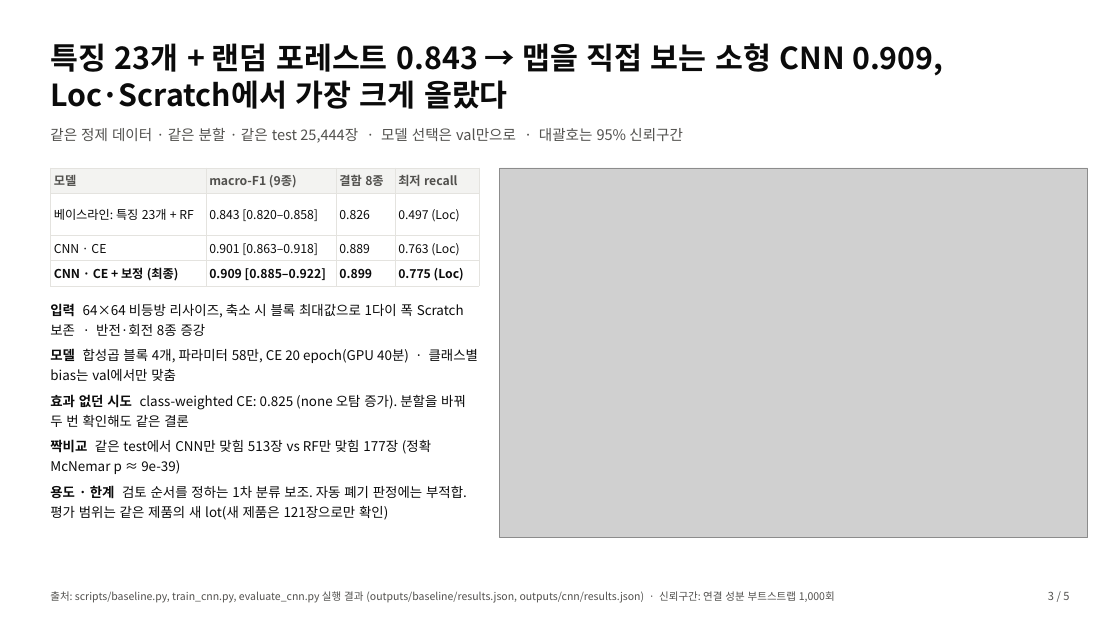
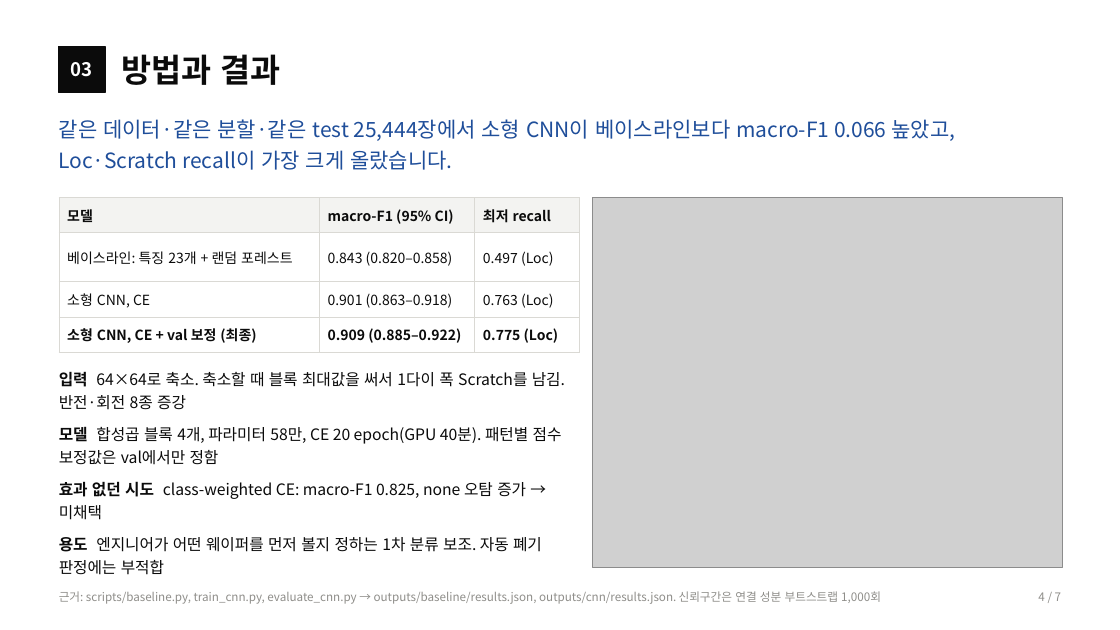
Before and after one commit to sl2ver/wm811k-wafer-defect-classification, a slide deck: slide 4 of portfolio/portfolio.pptx (slide 3 before the commit). Drawn at 1120x630 pixels with LibreOffice and Linux fonts; fonts in the diff are those of the drawing; grey boxes stand for pictures. Boxes give left, top, right and bottom in pixels: in the first picture for what was removed or moved away, otherwise in the second. Text is boxed around its words. In the diff, an @@ line names an element or a change of style, - is before the commit and + after.

```diff
--- a/portfolio/portfolio.pptx
+++ b/portfolio/portfolio.pptx
@@ text removed at box(50, 43, 943, 109) @@
-특징 23개 + 랜덤 포레스트 0.843 → 맵을 직접 보는 소형 CNN 0.909, Loc·Scratch에서 가장 크게 올랐다
@@ rectangle added at box(59, 46, 105, 92), fill #0B0B0B, outline #0B0B0B 1 pt @@
@@ text added at box(122, 54, 281, 85), 28 pt, text #0B0B0B, bold @@
+방법과 결과
@@ text added at box(71, 62, 93, 77), 16 pt, text #FFFFFF, bold @@
+03
@@ text at box(59, 119, 955, 170): text changed; size 12.5 to 18 pt; text colour #52514E to #1F4E9A @@
-같은 정제 데이터 · 같은 분할 · 같은 test 25,444장 · 모델 선택은 val만으로 · 대괄호는 95% 신뢰구간
+같은 데이터·같은 분할·같은 test 25,444장에서 소형 CNN이 베이스라인보다 macro-F1 0.066 높았고, Loc·Scratch recall이 가장 크게 올랐습니다.
@@ table at box(59, 197, 580, 347) @@
-column 1: 모델 | 베이스라인: 특징 23개 + RF | CNN · CE | CNN · CE + 보정 (최종)
-column 2: macro-F1 (9종) | 0.843 [0.820–0.858] | 0.901 [0.863–0.918] | 0.909 [0.885–0.922]
-column 3: 결함 8종 | 0.826 | 0.889 | 0.899
+column 1: 모델 | 베이스라인: 특징 23개 + 랜덤 포레스트 | 소형 CNN, CE | 소형 CNN, CE + val 보정 (최종)
+column 2: macro-F1 (95% CI) | 0.843 (0.820–0.858) | 0.901 (0.863–0.918) | 0.909 (0.885–0.922)
@@ table: place and size @@
-table at box(50, 168, 479, 285)
+table at box(59, 197, 580, 347)
@@ picture: place and size @@
-picture at box(500, 168, 1088, 538)
+picture at box(592, 197, 1063, 567)
@@ text at box(59, 371, 565, 575): text changed; size 11.5 to 13.5 pt @@
-입력 64×64 비등방 리사이즈, 축소 시 블록 최대값으로 1다이 폭 Scratch 보존 · 반전·회전 8종 증강
-모델 합성곱 블록 4개, 파라미터 58만, CE 20 epoch(GPU 40분) · 클래스별 bias는 val에서만 맞춤
-효과 없던 시도 class-weighted CE: 0.825 (none 오탐 증가). 분할을 바꿔 두 번 확인해도 같은 결론
-짝비교 같은 test에서 CNN만 맞힘 513장 vs RF만 맞힘 177장 (정확 McNemar p ≈ 9e-39)
-용도 · 한계 검토 순서를 정하는 1차 분류 보조. 자동 폐기 판정에는 부적합. 평가 범위는 같은 제품의 새 lot(새 제품은 121장으로만 확인)
+입력 64×64로 축소. 축소할 때 블록 최대값을 써서 1다이 폭 Scratch를 남김. 반전·회전 8종 증강
+모델 합성곱 블록 4개, 파라미터 58만, CE 20 epoch(GPU 40분). 패턴별 점수 보정값은 val에서만 정함
+효과 없던 시도 class-weighted CE: macro-F1 0.825, none 오탐 증가 → 미채택
+용도 엔지니어가 어떤 웨이퍼를 먼저 볼지 정하는 1차 분류 보조. 자동 폐기 판정에는 부적합
@@ text at box(59, 591, 881, 604): text changed; size 9 to 10 pt; text colour #52514E to #8F8E8A @@
-출처: scripts/baseline.py, train_cnn.py, evaluate_cnn.py 실행 결과 (outputs/baseline/results.json, outputs/cnn/results.json) · 신뢰구간: 연결 성분 부트스트랩 1,000회
+근거: scripts/baseline.py, train_cnn.py, evaluate_cnn.py → outputs/baseline/results.json, outputs/cnn/results.json. 신뢰구간은 연결 성분 부트스트랩 1,000회
@@ text added at box(1038, 592, 1061, 601), 10 pt, text #8F8E8A @@
+4 / 7
@@ text removed at box(1048, 592, 1069, 600) @@
-3 / 5
```
Also in this commit, not shown: 2 other slides changed, 4 slides added, 2 slides removed, 20 other files.
